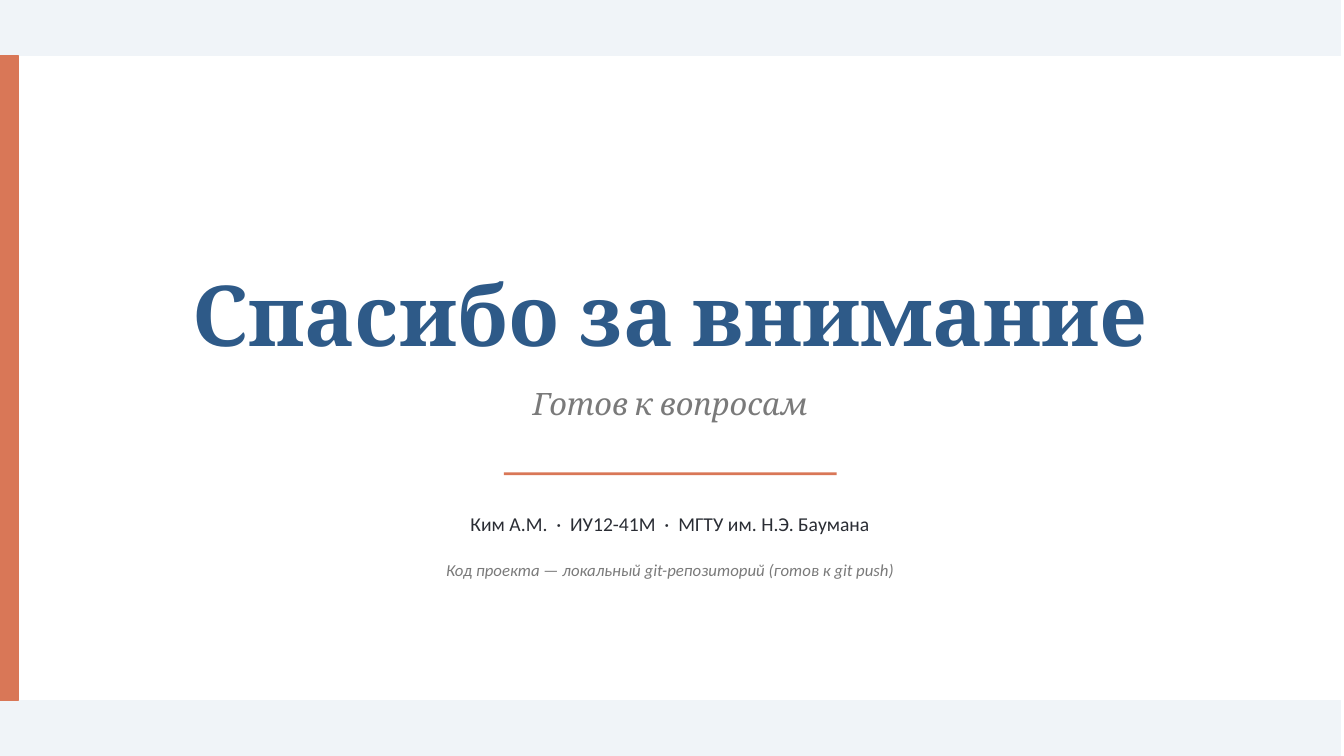
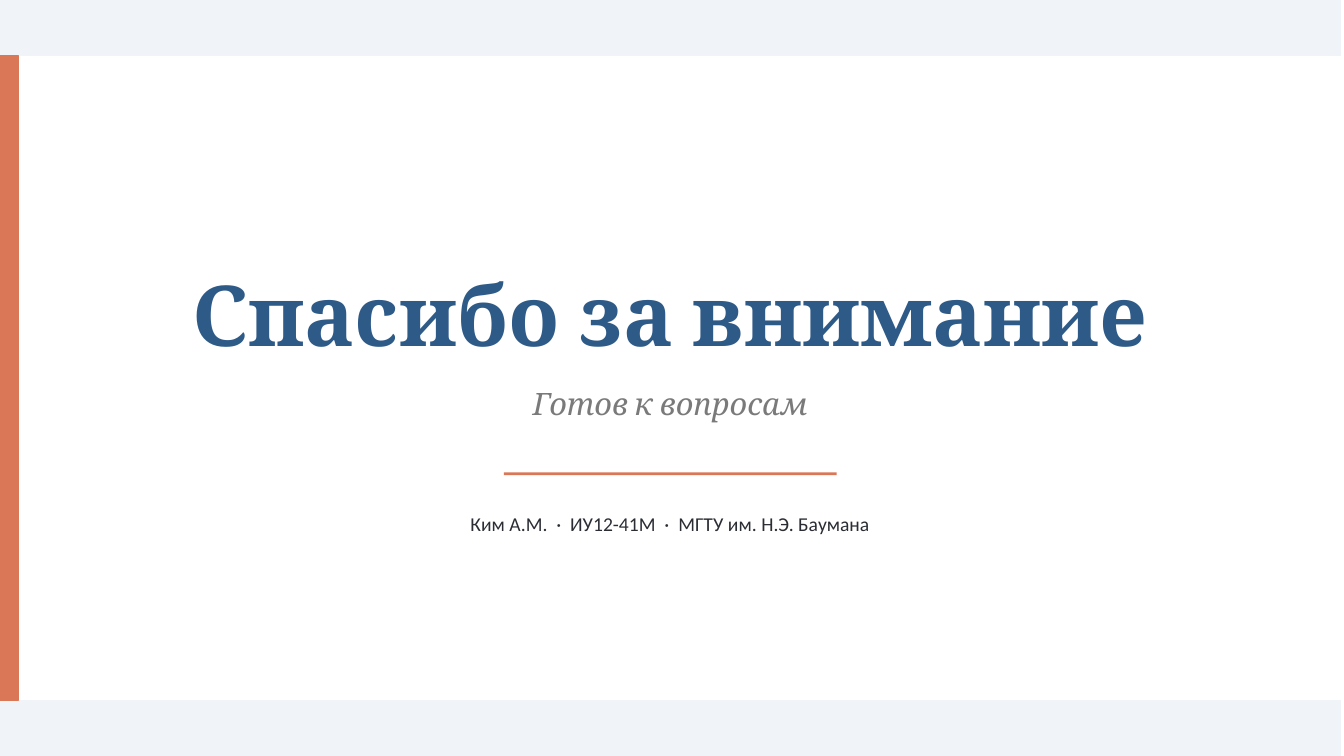
Before and after one commit to desswell/COS, a slide deck: slide 13 of presentation/presentation.pptx. Drawn at 1344x756 pixels with LibreOffice and Linux fonts; fonts in the diff are those of the drawing. Boxes give left, top, right and bottom in pixels: in the first picture for what was removed or moved away, otherwise in the second. Text is boxed around its words. In the diff, an @@ line names an element or a change of style, - is before the commit and + after.

```diff
--- a/presentation/presentation.pptx
+++ b/presentation/presentation.pptx
@@ text removed at (446,564,893,579) @@
-Код проекта — локальный git-репозиторий (готов к git push)
```
Also in this commit, not shown: 3 other slides changed, 1 other file.
